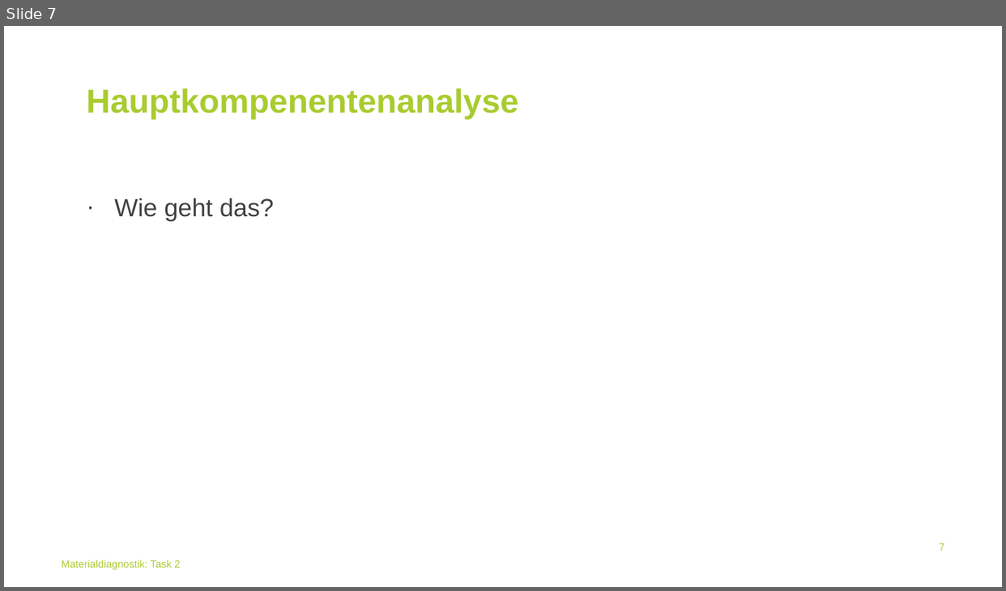
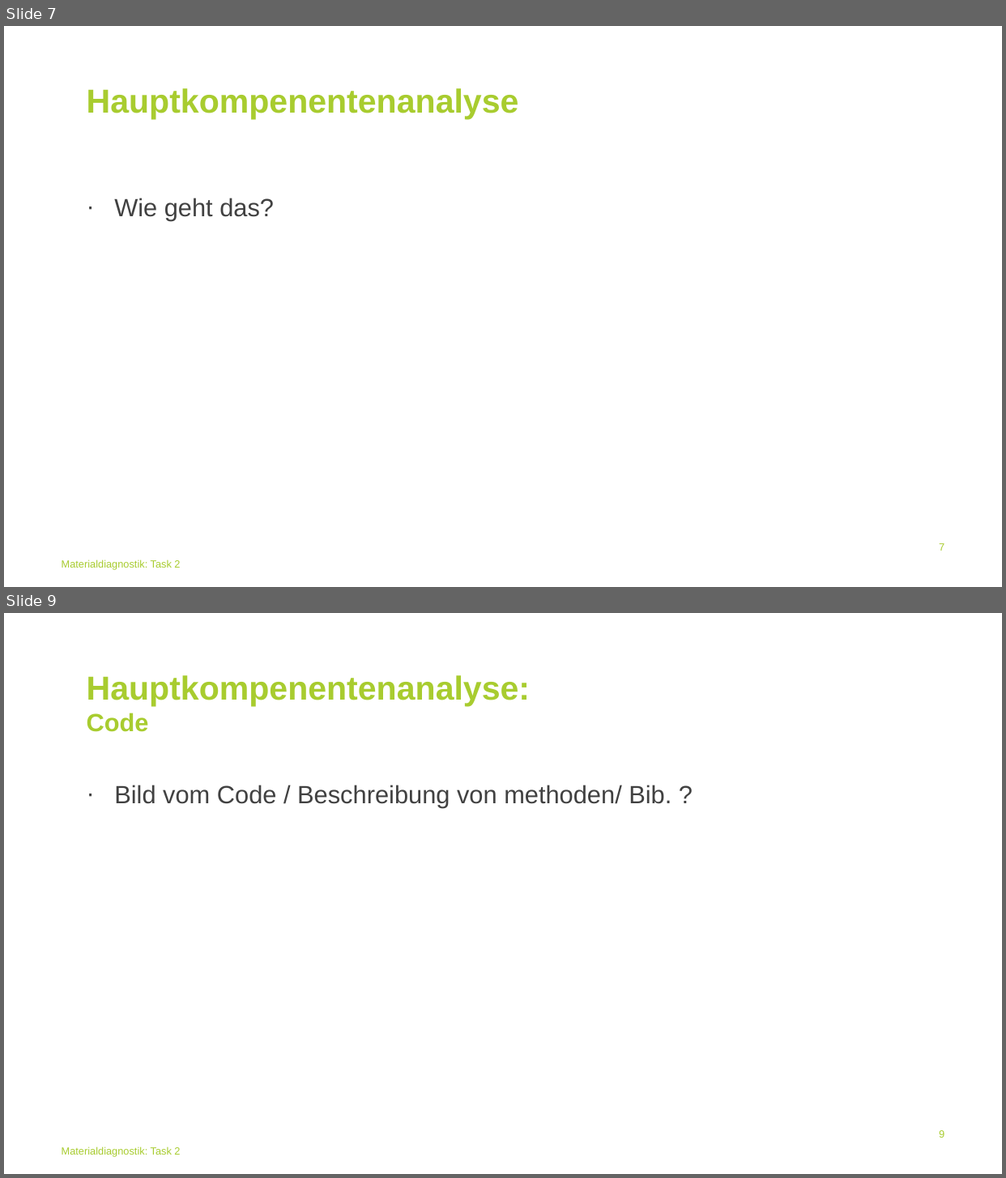
Before and after one commit to BGielczynski/AI_diagnostics, a slide deck: Task_2/Task2Powerpoint.pptx. Shown one above the other, each under a label of ours: slide 7 before the commit, slides 7 and 9 after it; the slides between them are not shown. The pictures are 1006x591 and 1006x1178 pixels, drawn with LibreOffice and Linux fonts; fonts in the diff are those of the drawing; background and template pictures are left out. Boxes give left, top, right and bottom in pixels: in the first picture for what was removed or moved away, otherwise in the second. Text is boxed around its words. In the diff, an @@ line names an element or a change of style, - is before the commit and + after.

```diff
--- a/Task_2/Task2Powerpoint.pptx
+++ b/Task_2/Task2Powerpoint.pptx
@@ slide 9 added at (x1=4, y1=613, x2=1002, y2=1174), background #FFFFFF; not listed: 1 template element that a slide beside it also shows @@
@@ title added at (x1=87, y1=675, x2=530, y2=732), 32 pt, text #A8CC2F, bold @@
+Hauptkompenentenanalyse:
+Code
@@ text added at (x1=114, y1=785, x2=671, y2=808), 24 pt, text #414141 @@
+· Bild vom Code / Beschreibung von methoden/ Bib. ?
@@ page number added at (x1=939, y1=1131, x2=944, y2=1138), 10 pt, text #A8CC2F @@
+9
```
Also in this commit, not shown: 2 slides changed, 2 other slides added, 1 slide removed.
